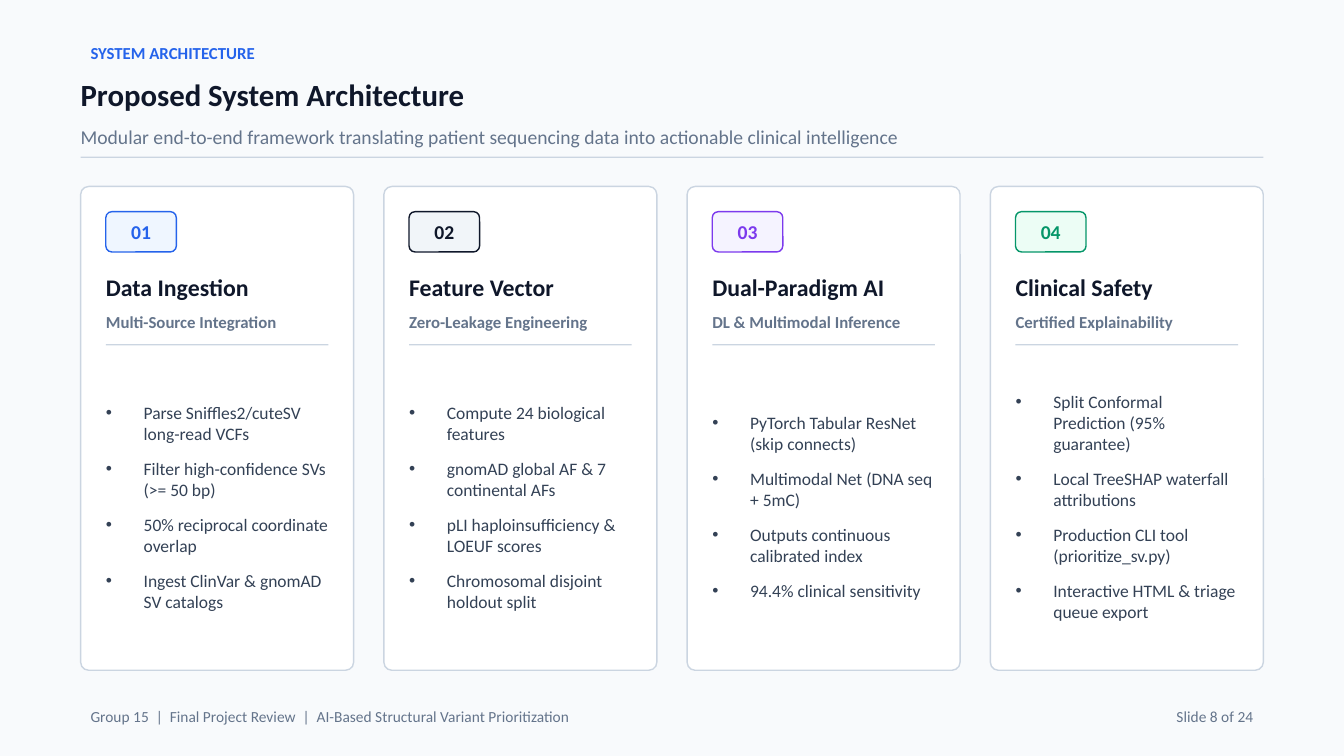
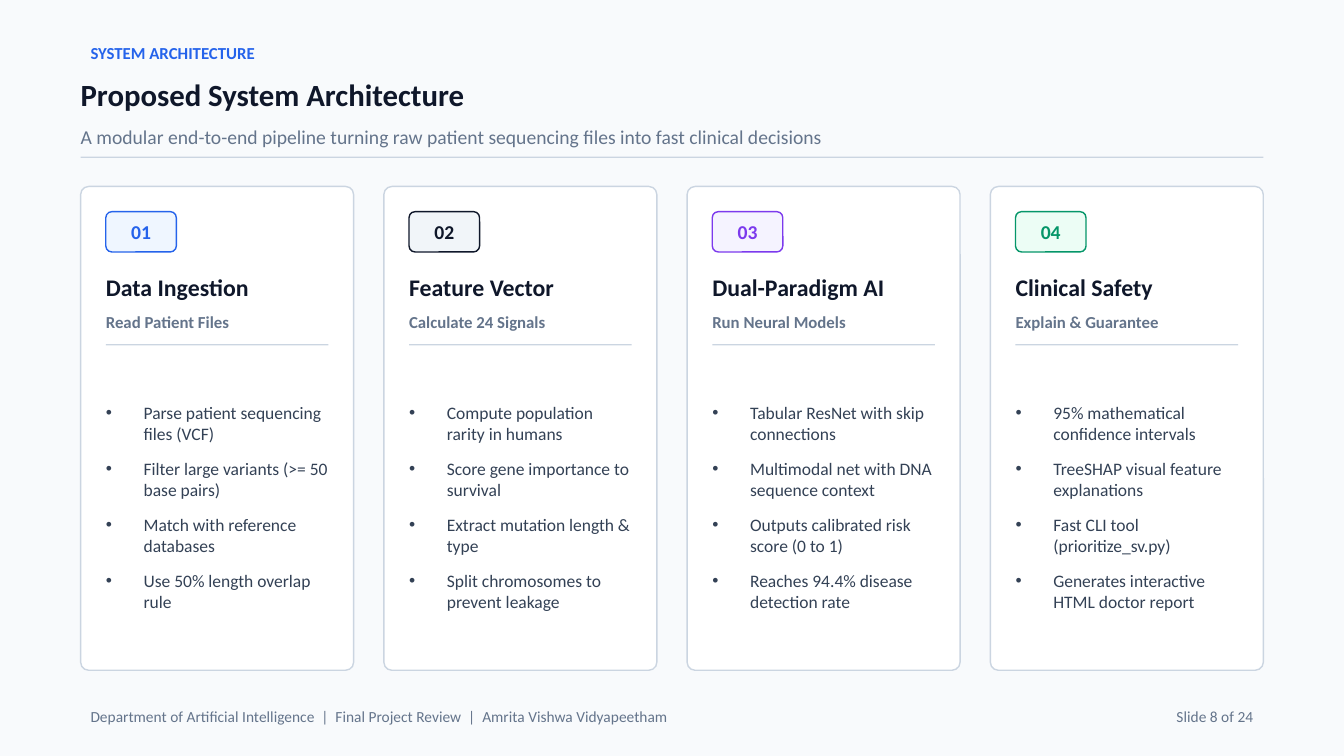
Before and after one commit to waibhav-jha/SV-prioritization-from-long-read-sequencing, a slide deck: slide 8 of End_Semester_Presentation.pptx. Drawn at 1344x756 pixels with LibreOffice and Linux fonts; fonts in the diff are those of the drawing. Boxes give left, top, right and bottom in pixels: in the first picture for what was removed or moved away, otherwise in the second. Text is boxed around its words. In the diff, an @@ line names an element or a change of style, - is before the commit and + after.

Commit message:
Simplify academic jargon across presentation deck (plain English student explanation)

```diff
--- a/End_Semester_Presentation.pptx
+++ b/End_Semester_Presentation.pptx
@@ text at [81, 130, 821, 148]: text changed @@
-Modular end-to-end framework translating patient sequencing data into actionable clinical intelligence
+A modular end-to-end pipeline turning raw patient sequencing files into fast clinical decisions
@@ text at [106, 316, 229, 328]: text changed @@
-Multi-Source Integration
+Read Patient Files
@@ text at [409, 316, 545, 331]: text changed @@
-Zero-Leakage Engineering
+Calculate 24 Signals
@@ text at [712, 316, 846, 328]: text changed @@
-DL & Multimodal Inference
+Run Neural Models
@@ text at [1016, 316, 1158, 331]: text changed @@
-Certified Explainability
+Explain & Guarantee
@@ text at [144, 407, 328, 608]: text changed @@
-• Parse Sniffles2/cuteSV long-read VCFs
-• Filter high-confidence SVs (>= 50 bp)
-• 50% reciprocal coordinate overlap
-• Ingest ClinVar & gnomAD SV catalogs
+• Parse patient sequencing files (VCF)
+• Filter large variants (>= 50 base pairs)
+• Match with reference databases
+• Use 50% length overlap rule
@@ text at [447, 407, 629, 611]: text changed @@
-• Compute 24 biological features
-• gnomAD global AF & 7 continental AFs
-• pLI haploinsufficiency & LOEUF scores
-• Chromosomal disjoint holdout split
+• Compute population rarity in humans
+• Score gene importance to survival
+• Extract mutation length & type
+• Split chromosomes to prevent leakage
@@ text at [750, 407, 932, 608]: text changed @@
-• PyTorch Tabular ResNet (skip connects)
-• Multimodal Net (DNA seq + 5mC)
-• Outputs continuous calibrated index
-• 94.4% clinical sensitivity
+• Tabular ResNet with skip connections
+• Multimodal net with DNA sequence context
+• Outputs calibrated risk score (0 to 1)
+• Reaches 94.4% disease detection rate
@@ text at [1053, 407, 1221, 611]: text changed @@
-• Split Conformal Prediction (95% guarantee)
-• Local TreeSHAP waterfall attributions
-• Production CLI tool (prioritize_sv.py)
-• Interactive HTML & triage queue export
+• 95% mathematical confidence intervals
+• TreeSHAP visual feature explanations
+• Fast CLI tool (prioritize_sv.py)
+• Generates interactive HTML doctor report
@@ text at [91, 711, 667, 725]: text changed @@
-Group 15 | Final Project Review | AI-Based Structural Variant Prioritization
+Department of Artificial Intelligence | Final Project Review | Amrita Vishwa Vidyapeetham
```
Also in this commit, not shown: 23 other slides changed, 2 other files.
